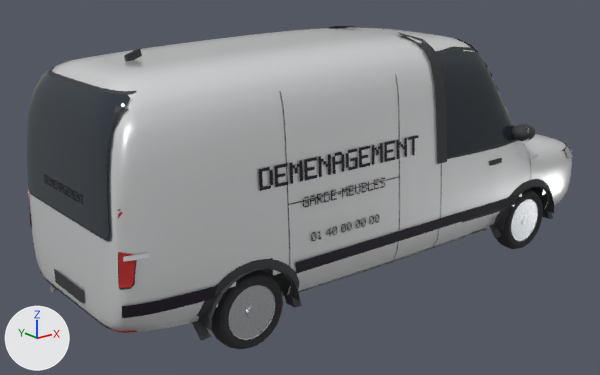
What one commit did to the glTF model assets/fleet/pro_demen.glb.
One viewpoint serves both versions: a camera (50 mm lens) standing at (-5.15, -5.84, 3.24) and looking at (-0.35, 0.15, 0.84). Lighting does not change. The marker at lower left points along +X, +Y and +Z. The first picture is the older version. Where no turn or scale is listed for an object, it has been applied to the vertices.

The first picture shows 'ArchLiner.003', 'ArchTrim-1', 'ArchTrim-1.001', 'Body', 'Bpillar-1', 'Glass-1', 'ProStripe-1', 'RearGlass', 'RgFrame', 'Seam-1.002', 'WheelFR', 'WheelRR' and 28 more.
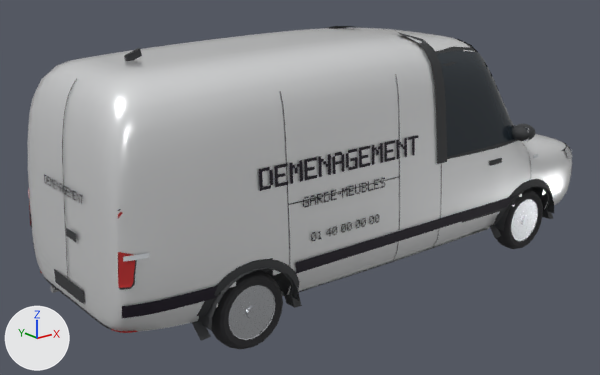
The change, as a list of edits to the scene's bpy script:
```text
Add me_rearhandle:
    me_rearhandle.from_pydata([(-2.8, -0.03, 0.969), (-2.8, -0.056, 0.969), (-2.8, -0.081, 0.969), (-2.8, -0.107, 0.969), (-2.8, -0.133, 0.969), (-2.8, -0.159, 0.969), (-2.8, -0.184, 0.969), (-2.8, -0.21, 0.969), (-2.798, -0.21, 1.037), (-2.798, -0.184, 1.037), (-2.798, -0.159, 1.037), (-2.798, -0.133, 1.037), (-2.798, -0.107, 1.037), (-2.798, -0.081, 1.037), (-2.798, -0.056, 1.037), (-2.798, -0.03, 1.037), (-2.799, -0.06, 1.01)], [], [(8, 6, 7), (6, 8, 9), (10, 4, 5), (4, 10, 11), (9, 5, 6), (5, 9, 10), (12, 2, 3), (2, 12, 13), (16, 0, 1), (0, 16, 15), (15, 16, 14), (1, 2, 16), (13, 16, 2), (16, 13, 14), (11, 3, 4), (3, 11, 12)])
    me_rearhandle.materials.append(mat_det)  # dark grey #353638
Add me_reardoorseam:
    me_reardoorseam.from_pydata(...)  # 104 vertices, 102 faces; spans x -2.81..-2.6, y -0.01..0.01, z 0.56..2.16
    me_reardoorseam.materials.append(mat_det)  # dark grey #353638
Remove ob_rearglass:
    ob_rearglass = bpy.data.objects.new('RearGlass', me_rearglass)
    ob_rearglass.location = (0.0, 0.0, 0.0)
Remove ob_rgframe:
    ob_rgframe = bpy.data.objects.new('RgFrame', me_rgframe)
    ob_rgframe.location = (0.0, 0.0, 0.0)
Add ob_rearhandle:
    ob_rearhandle = bpy.data.objects.new('RearHandle', me_rearhandle)
    ob_rearhandle.location = (0.0, 0.0, 0.0)
Add ob_reardoorseam:
    ob_reardoorseam = bpy.data.objects.new('RearDoorSeam', me_reardoorseam)
    ob_reardoorseam.location = (0.0, 0.0, 0.0)
```

What differs and where, as boxes [x1, y1, x2, y2] in the pictures (600 x 375 px):
'RearGlass', deleted
    before: [27, 71, 130, 239]
'RgFrame', deleted
    before: [28, 68, 136, 242]
'RearDoorSeam', added
    after: [62, 79, 77, 277]
'RearHandle', added
    after: [66, 228, 76, 242]
